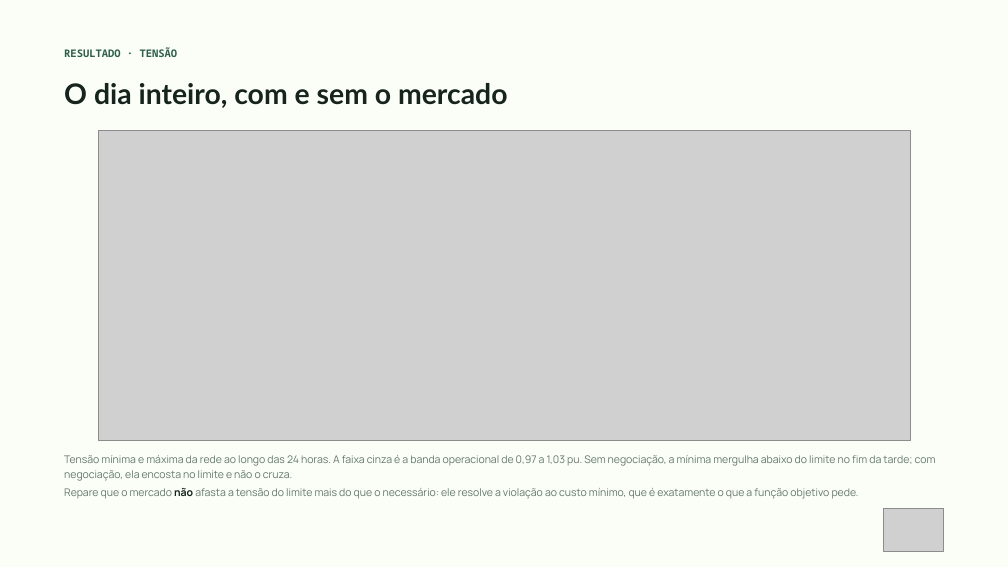
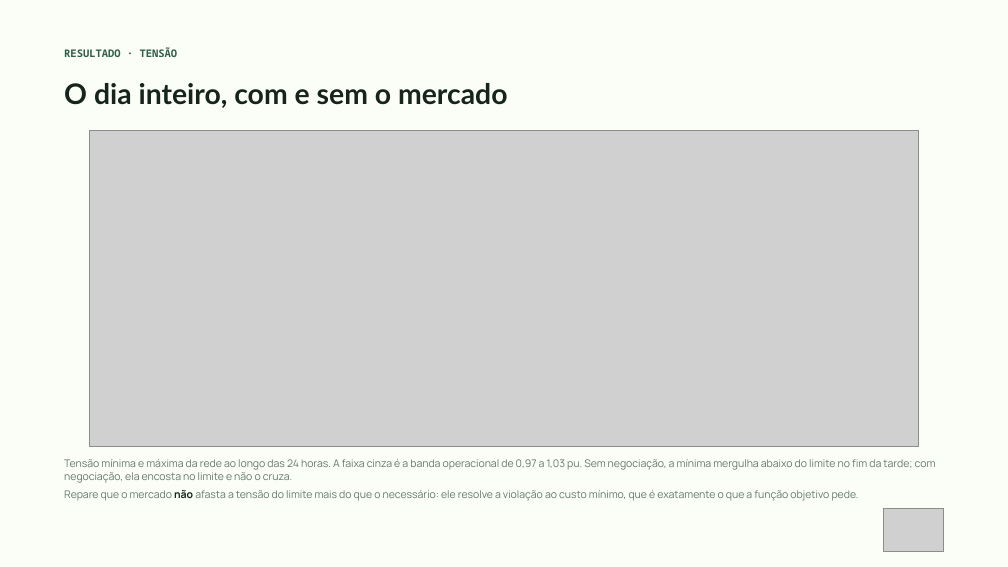
Before and after one commit to douglas-fdbs/co-simulation-opentes, a slide deck: slide 23 of docs/apresentacao_mercado.pptx (slide 20 before the commit). Drawn at 1008x567 pixels with LibreOffice and Linux fonts; fonts in the diff are those of the drawing; grey boxes stand for pictures. Boxes give left, top, right and bottom in pixels: in the first picture for what was removed or moved away, otherwise in the second. Text is boxed around its words. In the diff, an @@ line names an element or a change of style, - is before the commit and + after.

```diff
--- a/docs/apresentacao_mercado.pptx
+++ b/docs/apresentacao_mercado.pptx
@@ picture: place and size @@
-picture at [98,130,910,440]
+picture at [89,130,919,447]
@@ text "Tensão mínima e máxima da ..." at [64,459,936,483]: line spacing 1.2 to 1; less space between paragraphs @@
@@ text at [64,488,859,499]: paragraph removed @@
-Repare que o mercado não afasta a tensão do limite mais do que o necessário: ele resolve a violação ao custo mínimo, que é exatamente o que a função objetivo pede.
@@ text added at [64,490,859,501], 10 pt, text #64786C @@
+Repare que o mercado não afasta a tensão do limite mais do que o necessário: ele resolve a violação ao custo mínimo, que é exatamente o que a função objetivo pede.
```
Also in this commit, not shown: 15 other slides changed, 8 slides added, 3 slides removed, 12 other files.
